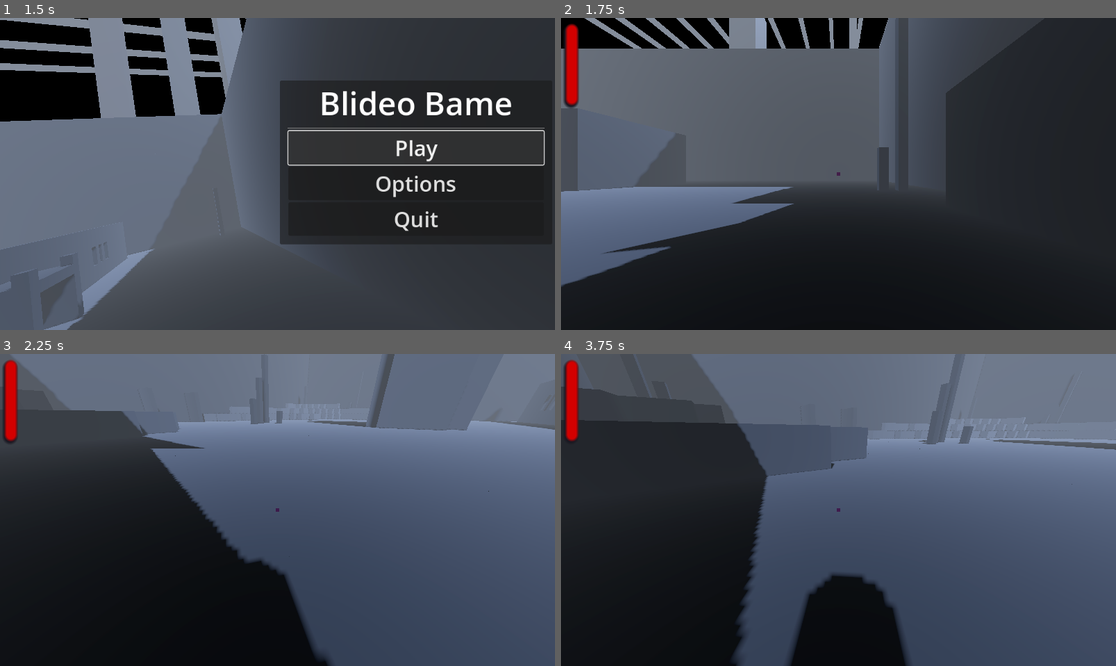
Above: before the commit, frames 1-4 (two rows, left to right).
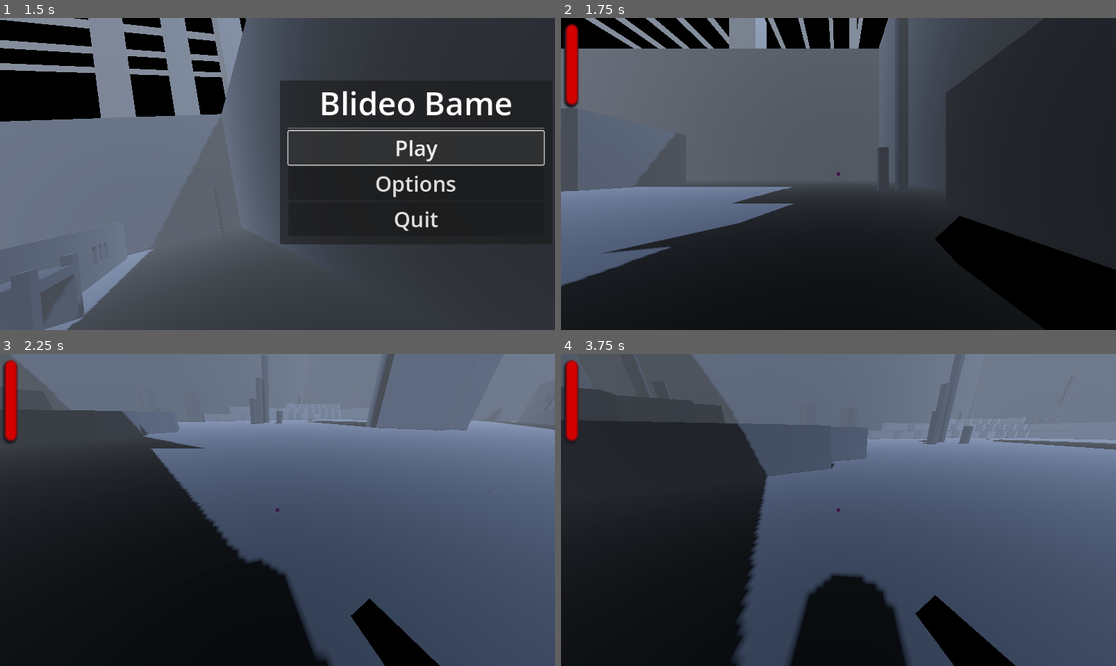
Above: after the commit, the same moments.

Repository: DungeonMartian/PrimitiveShapes
Game: Godot game, scene res://Scenes/MainMenu.tscn
Two runs of this game, one before a commit and one after it. Both use one fixed random seed, a clock stepped at 60 frames per second and the inputs below.
Inputs (mouse positions are in pixels of both pictures, inside the frame that each line leads up to):
- Up to frame 1 (1.5 s): click "Play" at 0.5 s; click "Play" at 1.25 s
- Up to frame 2 (1.75 s): no input
- Up to frame 3 (2.25 s): tap Enter at 2 s; move the mouse to (305, 510) at 2.02 s; hold W (forward) from 2.03 s (still down); click (305, 510) at 2.1 s
- Up to frame 4 (3.75 s): keep holding W (forward); tap Space (jump) at 2.27, 3.02 s; move the mouse to (810, 510) at 2.77 s; tap Shift (dash) at 2.85 s; click (810, 510) at 3.05 s; move the mouse to (849, 503) at 3.52 s; click (849, 503) at 3.6 s

Frame 1 is identical in both runs. In frame 2, 6.5% of the frame differs, in the area x 67-100%, y 63-100%; in frame 3, 1.5%; in frame 4, 1.8%.

Commit message:
enemy sounds, balance, gun

Diff:
--- a/Enemies/Enemy.tscn
+++ b/Enemies/Enemy.tscn
@@ -1,7 +1,9 @@
-[gd_scene load_steps=5 format=3 uid="uid://dwp8066j1v6jq"]
+[gd_scene load_steps=7 format=3 uid="uid://dwp8066j1v6jq"]
 
 [ext_resource type="Script" path="res://Enemies/WalkerEnemy.gd" id="1_dseqi"]
 [ext_resource type="Material" uid="uid://g21jxb8p22cq" path="res://Enemies/Materials/normalEnemy.tres" id="3_liqn6"]
+[ext_resource type="AudioStream" uid="uid://c1mmuvmn0drvy" path="res://Sounds/Effects/can-sliding-across-wooden-desk-98693.mp3" id="3_ytp50"]
+[ext_resource type="AudioStream" uid="uid://o5qfcvw51d2p" path="res://Sounds/Effects/086258_concrete-hit-83770.mp3" id="5_e55cm"]
 
 [sub_resource type="BoxMesh" id="BoxMesh_b3u8c"]
 material = ExtResource("3_liqn6")
@@ -30,6 +32,17 @@
 wait_time = 0.75
 autostart = true
 
+[node name="Audio" type="Node3D" parent="."]
+
+[node name="EnemySpawn" type="AudioStreamPlayer3D" parent="Audio"]
+stream = ExtResource("3_ytp50")
+max_distance = 800.0
+
+[node name="HitPlayer" type="AudioStreamPlayer" parent="Audio"]
+stream = ExtResource("5_e55cm")
+pitch_scale = 0.5
+max_polyphony = 2
+
 [connection signal="target_reached" from="NavigationAgent3D" to="." method="_on_navigation_agent_3d_target_reached"]
 [connection signal="velocity_computed" from="NavigationAgent3D" to="." method="_on_navigation_agent_3d_velocity_computed"]
 [connection signal="timeout" from="jumpTimer" to="." method="_on_jump_timer_timeout"]
--- a/Enemies/WalkerEiltes/WalkerEliteGreen.gd
+++ b/Enemies/WalkerEiltes/WalkerEliteGreen.gd
@@ -26,7 +26,7 @@
 
 func _ready():
 	player = get_node(playerPos)
-
+	$Audio/EnemySpawn.play()
 
 func _physics_process(delta):
 	# Add the gravity.
@@ -68,7 +68,7 @@
 func _on_navigation_agent_3d_target_reached():
 	dir = global_position.direction_to(player.global_position)
 	player.Hit(dir, damage)
-
+	$Audio/EnemySpawn.play()
 
 
 
--- a/Enemies/WalkerEiltes/WalkerEliteGreen.tscn
+++ b/Enemies/WalkerEiltes/WalkerEliteGreen.tscn
@@ -1,8 +1,10 @@
-[gd_scene load_steps=6 format=3 uid="uid://bwn0oa2dc613s"]
+[gd_scene load_steps=8 format=3 uid="uid://bwn0oa2dc613s"]
 
 [ext_resource type="Script" path="res://Enemies/WalkerEiltes/WalkerEliteGreen.gd" id="1_87xxe"]
 [ext_resource type="Material" uid="uid://eh6oibjcrp2j" path="res://Enemies/Materials/fastEnemy.tres" id="2_0a3j6"]
 [ext_resource type="Material" uid="uid://g21jxb8p22cq" path="res://Enemies/Materials/normalEnemy.tres" id="2_6a453"]
+[ext_resource type="AudioStream" uid="uid://c1mmuvmn0drvy" path="res://Sounds/Effects/can-sliding-across-wooden-desk-98693.mp3" id="4_gmmua"]
+[ext_resource type="AudioStream" uid="uid://o5qfcvw51d2p" path="res://Sounds/Effects/086258_concrete-hit-83770.mp3" id="5_6xln6"]
 
 [sub_resource type="BoxMesh" id="BoxMesh_b3u8c"]
 material = ExtResource("2_6a453")
@@ -33,6 +35,17 @@
 [node name="randJump" type="Timer" parent="."]
 autostart = true
 
+[node name="Audio" type="Node3D" parent="."]
+
+[node name="EnemySpawn" type="AudioStreamPlayer3D" parent="Audio"]
+stream = ExtResource("4_gmmua")
+max_distance = 800.0
+
+[node name="HitPlayer" type="AudioStreamPlayer" parent="Audio"]
+stream = ExtResource("5_6xln6")
+pitch_scale = 0.5
+max_polyphony = 2
+
 [connection signal="target_reached" from="NavigationAgent3D" to="." method="_on_navigation_agent_3d_target_reached"]
 [connection signal="velocity_computed" from="NavigationAgent3D" to="." method="_on_navigation_agent_3d_velocity_computed"]
 [connection signal="timeout" from="jumpTimer" to="." method="_on_jump_timer_timeout"]
--- a/Enemies/WalkerEiltes/WalkerEliteLarge.gd
+++ b/Enemies/WalkerEiltes/WalkerEliteLarge.gd
@@ -26,7 +26,7 @@
 
 func _ready():
 	player = get_node(playerPos)
-
+	$Audio/EnemySpawn.play()
 
 func _physics_process(delta):
 	# Add the gravity.
@@ -68,7 +68,7 @@
 func _on_navigation_agent_3d_target_reached():
 	dir = global_position.direction_to(player.global_position)
 	player.Hit(dir, damage)
-
+	$Audio/HitPlayer.play()
 
 
 
--- a/Enemies/WalkerEiltes/WalkerEliteLarge.tscn
+++ b/Enemies/WalkerEiltes/WalkerEliteLarge.tscn
@@ -1,7 +1,9 @@
-[gd_scene load_steps=5 format=3 uid="uid://cdm82qfvomn35"]
+[gd_scene load_steps=7 format=3 uid="uid://cdm82qfvomn35"]
 
 [ext_resource type="Script" path="res://Enemies/WalkerEiltes/WalkerEliteLarge.gd" id="1_w0p34"]
+[ext_resource type="AudioStream" uid="uid://c1mmuvmn0drvy" path="res://Sounds/Effects/can-sliding-across-wooden-desk-98693.mp3" id="3_hen1i"]
 [ext_resource type="Material" uid="uid://c7rclt5gsn3gh" path="res://Enemies/Materials/giantEnemy.tres" id="3_l40s8"]
+[ext_resource type="AudioStream" uid="uid://o5qfcvw51d2p" path="res://Sounds/Effects/086258_concrete-hit-83770.mp3" id="4_xaifd"]
 
 [sub_resource type="BoxMesh" id="BoxMesh_b3u8c"]
 material = ExtResource("3_l40s8")
@@ -30,6 +32,19 @@
 wait_time = 0.75
 autostart = true
 
+[node name="Audio" type="Node3D" parent="."]
+
+[node name="EnemySpawn" type="AudioStreamPlayer3D" parent="Audio"]
+stream = ExtResource("3_hen1i")
+pitch_scale = 0.4
+max_distance = 1000.0
+
+[node name="HitPlayer" type="AudioStreamPlayer" parent="Audio"]
+stream = ExtResource("4_xaifd")
+volume_db = 3.0
+pitch_scale = 0.35
+max_polyphony = 2
+
 [connection signal="target_reached" from="NavigationAgent3D" to="." method="_on_navigation_agent_3d_target_reached"]
 [connection signal="velocity_computed" from="NavigationAgent3D" to="." method="_on_navigation_agent_3d_velocity_computed"]
 [connection signal="timeout" from="jumpTimer" to="." method="_on_jump_timer_timeout"]
--- a/Enemies/WalkerEiltes/WalkerEliteRed.gd
+++ b/Enemies/WalkerEiltes/WalkerEliteRed.gd
@@ -26,7 +26,7 @@
 
 func _ready():
 	player = get_node(playerPos)
-
+	$Audio/EnemySpawn.play()
 
 func _physics_process(delta):
 	# Add the gravity.
@@ -54,6 +54,9 @@
 	if is_on_floor():
 		if player.global_position.y - 2 > global_position.y && canJump && player.is_on_floor():
 			tryJump()
+
+		if player.global_position.y - 2 > global_position.y && canJump:
+			tryJump()
 		canJump = true
 		$jumpTimer.paused = false
 
@@ -68,7 +71,7 @@
 func _on_navigation_agent_3d_target_reached():
 	dir = global_position.direction_to(player.global_position)
 	player.Hit(dir, damage)
-
+	$Audio/HitPlayer.play()
 
 
 
--- a/Enemies/WalkerEiltes/WalkerEliteRed.tscn
+++ b/Enemies/WalkerEiltes/WalkerEliteRed.tscn
@@ -1,7 +1,9 @@
-[gd_scene load_steps=5 format=3 uid="uid://cge741h6xv1d2"]
+[gd_scene load_steps=7 format=3 uid="uid://cge741h6xv1d2"]
 
 [ext_resource type="Script" path="res://Enemies/WalkerEiltes/WalkerEliteRed.gd" id="1_me7hx"]
 [ext_resource type="Material" uid="uid://bx7767x0cm2oy" path="res://Enemies/Materials/damageEnemy.tres" id="2_5xhec"]
+[ext_resource type="AudioStream" uid="uid://c1mmuvmn0drvy" path="res://Sounds/Effects/can-sliding-across-wooden-desk-98693.mp3" id="3_3k16y"]
+[ext_resource type="AudioStream" uid="uid://o5qfcvw51d2p" path="res://Sounds/Effects/086258_concrete-hit-83770.mp3" id="4_0wq4n"]
 
 [sub_resource type="BoxMesh" id="BoxMesh_b3u8c"]
 material = ExtResource("2_5xhec")
@@ -29,6 +31,19 @@
 wait_time = 0.75
 autostart = true
 
+[node name="Audio" type="Node3D" parent="."]
+
+[node name="EnemySpawn" type="AudioStreamPlayer3D" parent="Audio"]
+stream = ExtResource("3_3k16y")
+pitch_scale = 1.8
+max_distance = 1000.0
+
+[node name="HitPlayer" type="AudioStreamPlayer" parent="Audio"]
+stream = ExtResource("4_0wq4n")
+volume_db = 10.0
+pitch_scale = 1.5
+max_polyphony = 2
+
 [connection signal="target_reached" from="NavigationAgent3D" to="." method="_on_navigation_agent_3d_target_reached"]
 [connection signal="velocity_computed" from="NavigationAgent3D" to="." method="_on_navigation_agent_3d_velocity_computed"]
 [connection signal="timeout" from="jumpTimer" to="." method="_on_jump_timer_timeout"]
--- a/Enemies/WalkerEnemy.gd
+++ b/Enemies/WalkerEnemy.gd
@@ -27,15 +27,20 @@
 
 func _ready():
 	player = get_node(playerPos)
+	$Audio/EnemySpawn.play()
 
 
 func _physics_process(delta):
 	# Add the gravity.
 	if health <=0 && !dying:
 		rotation.z = lerp(rotation.z, randf_range(60,180),  delta/25)
+		#sound goes off here
 		die()
 	if !dying:
-		pass
+		if is_on_floor():
+			pass # sounds goes on here
+		if !is_on_floor():
+			pass #sound goes off here
 	if dying && !is_on_floor():
 		velocity. y -= gravity
 	look_at(Vector3(player.global_position.x, global_position.y, player.global_position.z ))
@@ -68,6 +73,7 @@
 func _on_navigation_agent_3d_target_reached():
 	dir = global_position.direction_to(player.global_position)
 	player.Hit(dir, damage)
+	$Audio/HitPlayer.play()
 
 
 
--- a/Player/Player.gd
+++ b/Player/Player.gd
@@ -13,12 +13,12 @@
 var spread = 10
 var reloaded = true
 
-const MAXHP = 100
+const MAXHP = 50
 var playerHealth = MAXHP
 var score = 0
 
 
-@onready var ray_container = $Head/RayContainer
+@onready var shotgun = $Head/ShotGun
 @onready var head = $Head
 @onready var camera : Camera3D = $Head/Camera3D
 @onready var bullet = preload("res://Player/Bullet.tscn")
@@ -52,7 +52,7 @@
 	reloaded = false
 	$Audios/Shotgun.play()
 	$Reload.start()
-	for r in ray_container.get_children():
+	for r in shotgun.get_children():
 		var b = bullet.instantiate()
 		r.add_child(b)
 		r.target_position.x = randf_range(spread, -spread)
@@ -69,8 +69,8 @@
 		head.rotate_y(-event.relative.x * SENSITIVITY)
 		camera.rotate_x(-event.relative.y * SENSITIVITY)
 		camera.rotation.x = clamp(camera.rotation.x, deg_to_rad(-65), deg_to_rad(75))
-		ray_container.rotate_x(-event.relative.y * SENSITIVITY)
-		ray_container.rotation.x = clamp(camera.rotation.x, deg_to_rad(-65), deg_to_rad(75))
+		shotgun.rotate_x(-event.relative.y * SENSITIVITY)
+		shotgun.rotation.x = clamp(camera.rotation.x, deg_to_rad(-65), deg_to_rad(75))
 
 
 func Hit(dir, damage):
--- a/Player/Player.tscn
+++ b/Player/Player.tscn
@@ -10,6 +10,9 @@
 points = PackedVector3Array(-0.125207, -0.532801, -0.480507, 0.0227831, 0.47607, 0.498884, 0.169713, 0.559144, 0.464172 …(924 unchanged characters)…
 
 [sub_resource type="PlaceholderTexture2D" id="PlaceholderTexture2D_yahmm"]
+
+[sub_resource type="BoxMesh" id="BoxMesh_u0tw8"]
+size = Vector3(0.1, 0.1, 2)
 
 [sub_resource type="StyleBoxFlat" id="StyleBoxFlat_u2547"]
 bg_color = Color(0.827451, 0, 0, 1)
@@ -41,22 +44,29 @@
 modulate = Color(0.231373, 0.231373, 0.231373, 0.631373)
 texture = SubResource("PlaceholderTexture2D_yahmm")
 
-[node name="RayContainer" type="Node3D" parent="Head"]
-transform = Transform3D(1, 0, 0, 0, 1, 0, 0, 0, 1, 0, 0.6358, -0.197225)
+[node name="ShotGun" type="MeshInstance3D" parent="Head"]
+transform = Transform3D(0.73482, -0.678262, 0, 0.678262, 0.73482, 0, 0, 0, 1, 0.353846, 0.558431, 0.499355)
+mesh = SubResource("BoxMesh_u0tw8")
+skeleton = NodePath("../..")
 
-[node name="RayCast3D" type="RayCast3D" parent="Head/RayContainer"]
+[node name="RayCast3D" type="RayCast3D" parent="Head/ShotGun"]
+transform = Transform3D(1, 0, 0, 0, 1, 0, 0, 0, 1, 0, 0, -1.01627)
 target_position = Vector3(0, 0, -100)
 
-[node name="RayCast3D2" type="RayCast3D" parent="Head/RayContainer"]
+[node name="RayCast3D2" type="RayCast3D" parent="Head/ShotGun"]
+transform = Transform3D(1, 0, 0, 0, 1, 0, 0, 0, 1, 0, 0, -1.01627)
 target_position = Vector3(0, 0, -100)
 
-[node name="RayCast3D3" type="RayCast3D" parent="Head/RayContainer"]
+[node name="RayCast3D3" type="RayCast3D" parent="Head/ShotGun"]
+transform = Transform3D(1, 0, 0, 0, 1, 0, 0, 0, 1, 0, 0, -1.01627)
 target_position = Vector3(0, 0, -100)
 
-[node name="RayCast3D4" type="RayCast3D" parent="Head/RayContainer"]
+[node name="RayCast3D4" type="RayCast3D" parent="Head/ShotGun"]
+transform = Transform3D(1, 0, 0, 0, 1, 0, 0, 0, 1, 0, 0, -1.01627)
 target_position = Vector3(0, 0, -100)
 
-[node name="RayCast3D5" type="RayCast3D" parent="Head/RayContainer"]
+[node name="RayCast3D5" type="RayCast3D" parent="Head/ShotGun"]
+transform = Transform3D(1, 0, 0, 0, 1, 0, 0, 0, 1, 0, 0, -1.01627)
 target_position = Vector3(0, 0, -100)
 
 [node name="Reload" type="Timer" parent="."]
--- a/Scenes/MainMenu.tscn
+++ b/Scenes/MainMenu.tscn
@@ -168,7 +168,7 @@
 curve = SubResource("Curve3D_t0fmk")
 
 [node name="PathFollow3D" type="PathFollow3D" parent="Path3D"]
-transform = Transform3D(0.941875, 0.163055, -0.293627, -0.187609, 0.980541, -0.0572972, 0.278581, 0.109059, 0.95416, 38.0011, 12.9188, 22.0355)
+transform = Transform3D(0.941875, 0.163055, -0.293627, -0.187609, 0.980541, -0.0572971, 0.278581, 0.109059, 0.95416, 38.0011, 12.9188, 22.0355)
 progress = 90.9692
 tilt_enabled = false
 script = ExtResource("6_0snkk")
--- a/Scenes/World.gd
+++ b/Scenes/World.gd
@@ -63,7 +63,7 @@
 
 
 func startWave():
-	player.playerHealth +=20
+	player.playerHealth +=5
 	player.set_health_bar()
 	#difficulty = wave number
 	print("wave quant "+ str(waveQuant))
Not shown: 1 places in Player/Player.tscn that only renumber resources
Not shown, changed: Sounds/Effects/grinding-gears-and-steady-clinkingwav-14532.mp3.import
Not shown, changed: Sounds/Effects/knife-thrust-into-wall-7017.mp3.import
Not shown, changed: Sounds/Effects/timbral-005-99683.mp3.import
Not shown: 8 places in Terrain/gltf/MeshLibrary.tres that only renumber resources
Not shown, changed: Sounds/Effects/grinding-gears-and-steady-clinkingwav-14532.mp3
